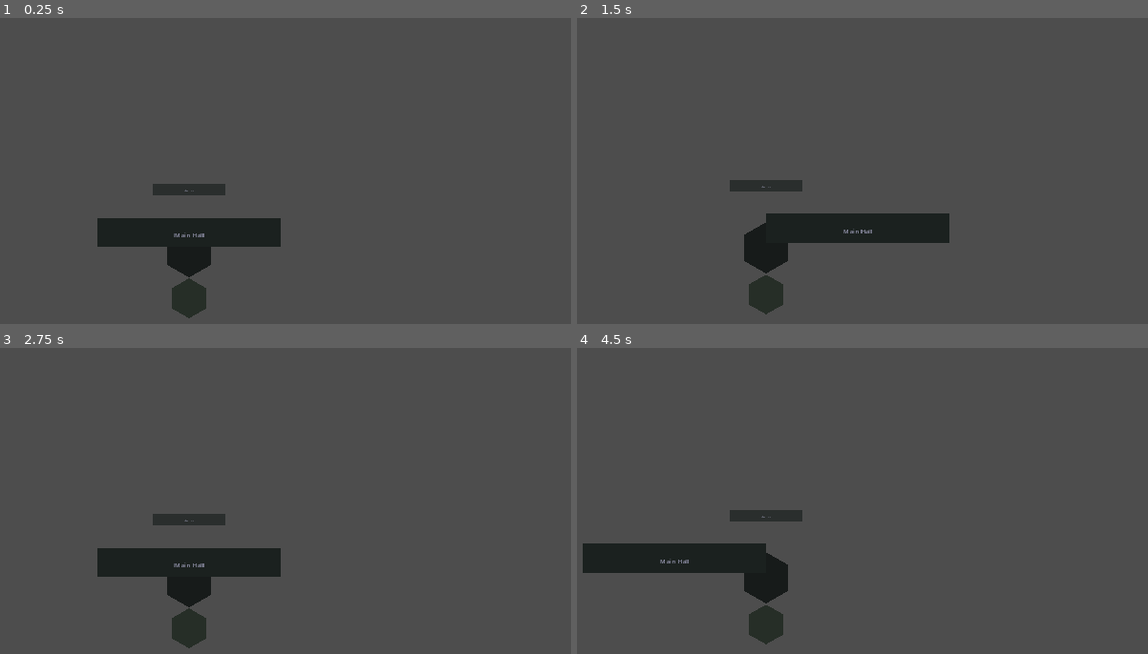
Above: before the commit, frames 1-4 (two rows, left to right).
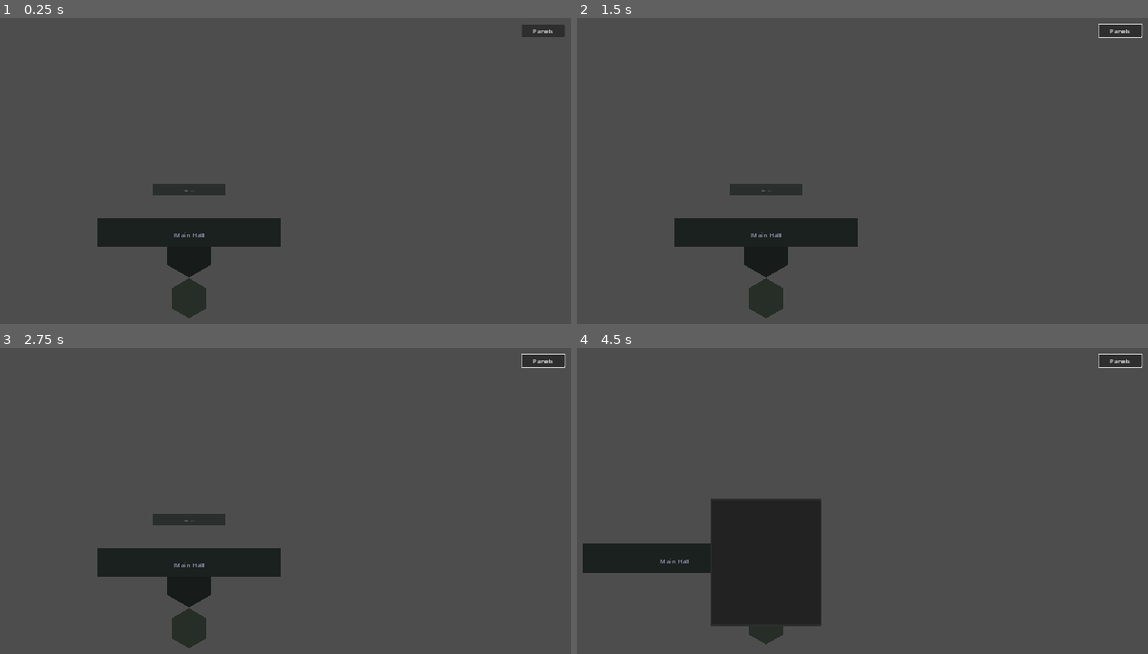
Above: after the commit, the same moments.

Repository: Kiriketsuki/agenKic-orKistrator
Game: Godot game, scene res://scenes/main.tscn
The game is run twice, just before and just after one commit, with the same random seed, the same clock (stepped at 60 frames per second) and the same inputs.
Inputs (mouse positions are in pixels of both pictures, inside the frame that each line leads up to):
- Up to frame 1 (0.25 s): no input
- Up to frame 2 (1.5 s): click (1119, 30) at 0.5 s, where only the run after the commit has a clickable "Panels"; tap Enter at 1.25 s; move the mouse to (936, 210) at 1.27 s; hold E (rotate_right) from 1.28 s (still down); hold S (scroll_down) from 1.28 s (still down); click (936, 210) at 1.42 s
- Up to frame 3 (2.75 s): release E (rotate_right) at 2 s; release S (scroll_down) at 2 s; tap Space at 2 s; drag from (34, 583) to (148, 647) at 2.02 s
- Up to frame 4 (4.5 s): tap Enter at 2.75, 4.25 s; move the mouse to (839, 467) at 2.77 s; hold E (rotate_right) 2.78-3.5 s; hold S (scroll_down) 2.78-3.5 s; tap Space at 3.5 s; drag from (725, 647) to (outside the picture) at 3.52 s; move the mouse to (993, 626) at 4.27 s; hold Q (rotate_left) from 4.28 s (still down); hold S (scroll_down) from 4.28 s (still down)

The runs differ from the first frame. In frame 1, 0.3% of the frame differs, in the area x 91-99%, y 2-7%; in frame 2, 4.2%; in frame 3, 0.4%; in frame 4, 5.9%, in the area x 23-100%, y 1-91%.

Commit message:
feat(godot): open panels from agents and menu

Diff:
--- a/godot/scenes/main.tscn
+++ b/godot/scenes/main.tscn
@@ -119,3 +119,25 @@
 offset_bottom = 1080.0
 mouse_filter = 0
 color = Color(0.9, 0.95, 1, 0.26)
+
+[node name="PanelMenuButton" type="Button" parent="UILayer/PanelManager"]
+anchors_preset = 1
+anchor_left = 1.0
+anchor_right = 1.0
+offset_left = -124.0
+offset_top = 16.0
+offset_right = -16.0
+offset_bottom = 48.0
+grow_horizontal = 0
+text = "Panels"
+
+[node name="PanelMenuPopup" type="PopupPanel" parent="UILayer/PanelManager"]
+initial_position = 1
+size = Vector2i(280, 320)
+
+[node name="PanelList" type="ItemList" parent="UILayer/PanelManager/PanelMenuPopup"]
+anchors_preset = 15
+anchor_right = 1.0
+anchor_bottom = 1.0
+grow_horizontal = 2
+grow_vertical = 2
--- a/godot/scripts/autoload/bridge_manager.gd
+++ b/godot/scripts/autoload/bridge_manager.gd
@@ -17,6 +17,7 @@
 
 var _connection_state: ConnectionState = ConnectionState.DISCONNECTED
 var _agent_states: Dictionary = {}
+var _agents: Dictionary = {}
 var _floors: Array[BridgeData.FloorData] = []
 var _sse_client: HTTPClient
 var _sse_buffer: String = ""
@@ -109,11 +110,13 @@
 	if not agents_array is Array:
 		_on_initial_sync_failed()
 		return
+	_agents.clear()
 	for item: Variant in (agents_array as Array):
 		if not item is Dictionary:
 			continue
 		var agent: BridgeData.AgentData = BridgeData.AgentData.from_dict(item as Dictionary)
 		_agent_states[agent.id] = agent.state
+		_agents[agent.id] = agent
 		agent_registered.emit(agent)
 	_agents_synced = true
 	_check_initial_sync_complete()
@@ -253,18 +256,22 @@
 		"agent.registered":
 			var agent: BridgeData.AgentData = BridgeData.AgentData.from_dict(data)
 			_agent_states[agent.id] = agent.state
+			_agents[agent.id] = agent
 			agent_registered.emit(agent)
 		"agent.state_changed":
 			var agent_id: String = data.get("agent_id", "")
 			var new_state: String = data.get("state", "")
 			var task_id: String = data.get("task_id", "")
 			var old_state: String = _agent_states.get(agent_id, "")
+			if _agents.has(agent_id):
+				_agents[agent_id].state = new_state
 			agent_state_changed.emit(agent_id, old_state, new_state, task_id)
 			_agent_states[agent_id] = new_state
 		"agent.deregistered":
 			var agent_id: String = data.get("agent_id", "")
 			if agent_id != "":
 				_agent_states.erase(agent_id)
+				_agents.erase(agent_id)
 				agent_deregistered.emit(agent_id)
 		"agent.output":
 			var chunk: BridgeData.AgentOutputChunk = BridgeData.AgentOutputChunk.from_dict(data)
@@ -363,3 +370,10 @@
 		command_failed.emit(_inflight_path, code)
 	_command_in_flight = false
 	_process_next_command()
+
+
+func get_registered_agents() -> Array[BridgeData.AgentData]:
+	var agents: Array[BridgeData.AgentData] = []
+	for agent_id: String in _agents:
+		agents.append(_agents[agent_id])
+	return agents
--- a/godot/scripts/panel_manager.gd
+++ b/godot/scripts/panel_manager.gd
@@ -27,6 +27,7 @@
 var _panels_hidden: bool = false
 var _restoring_layout: bool = false
 var _layout_persistence: LayoutPersistence = LayoutPersistence.new()
+var _agent_list: Dictionary = {}
 
 @onready var _dimmer: ColorRect = $Dimmer
 @onready var _left_preview: ColorRect = $DockPreviews/LeftPreview
@@ -37,6 +38,10 @@
 @onready var _left_divider: ColorRect = $Dividers/LeftDivider
 @onready var _right_divider: ColorRect = $Dividers/RightDivider
 @onready var _tower_manager: Node = get_node_or_null("../../Tower")
+@onready var _bridge_manager: Node = get_node_or_null("/root/BridgeManager")
+@onready var _panel_menu_button: Button = $PanelMenuButton
+@onready var _panel_menu_popup: PopupPanel = $PanelMenuPopup
+@onready var _panel_menu_list: ItemList = $PanelMenuPopup/PanelList
 
 
 func _ready() -> void:
@@ -53,6 +58,19 @@
 		master_region_changed.connect(func(region: Rect2) -> void:
 			_tower_manager.call("set_master_region", region)
 		)
+	if _tower_manager != null and _tower_manager.has_signal("agent_panel_requested"):
+		_tower_manager.connect("agent_panel_requested", _open_agent_panel)
+	if _bridge_manager != null:
+		if _bridge_manager.has_signal("agent_registered"):
+			_bridge_manager.connect("agent_registered", _on_agent_registered)
+		if _bridge_manager.has_signal("agent_deregistered"):
+			_bridge_manager.connect("agent_deregistered", _on_agent_deregistered)
+		if _bridge_manager.has_method("get_registered_agents"):
+			for agent_data: BridgeData.AgentData in _bridge_manager.get_registered_agents():
+				_agent_list[agent_data.id] = agent_data
+	_panel_menu_button.pressed.connect(_toggle_panel_menu)
+	_panel_menu_list.item_selected.connect(_on_panel_menu_item_selected)
+	_rebuild_panel_menu()
 	_restore_layout()
 	_refresh_layout()
 
@@ -282,6 +300,9 @@
 	elif event.is_action_pressed("reset_panel_layout"):
 		reset_layout()
 		get_viewport().set_input_as_handled()
+	elif event.is_action_pressed("toggle_panel_menu"):
+		_toggle_panel_menu()
+		get_viewport().set_input_as_handled()
 
 
 func _on_panel_drag_started(panel: PanelBase) -> void:
@@ -447,6 +468,45 @@
 	_dimmer.visible = false
 	_refresh_layout()
 	_save_layout()
+
+
+func _open_agent_panel(agent_id: String) -> void:
+	var title: String = "Agent %s" % agent_id
+	open_panel("agent:%s" % agent_id, title, agent_id, mode_preferences.get(agent_id, "scroll"))
+
+
+func _toggle_panel_menu() -> void:
+	if _panel_menu_popup.visible:
+		_panel_menu_popup.hide()
+		return
+	_rebuild_panel_menu()
+	_panel_menu_popup.popup(Rect2i(Vector2i(get_viewport_rect().size.x - 300, 48), Vector2i(280, 320)))
+
+
+func _rebuild_panel_menu() -> void:
+	_panel_menu_list.clear()
+	var agent_ids: Array[String] = []
+	for agent_id: String in _agent_list:
+		agent_ids.append(agent_id)
+	agent_ids.sort()
+	for agent_id: String in agent_ids:
+		_panel_menu_list.add_item(agent_id)
+
+
+func _on_panel_menu_item_selected(index: int) -> void:
+	var agent_id: String = _panel_menu_list.get_item_text(index)
+	_panel_menu_popup.hide()
+	_open_agent_panel(agent_id)
+
+
+func _on_agent_registered(agent_data: BridgeData.AgentData) -> void:
+	_agent_list[agent_data.id] = agent_data
+	_rebuild_panel_menu()
+
+
+func _on_agent_deregistered(agent_id: String) -> void:
+	_agent_list.erase(agent_id)
+	_rebuild_panel_menu()
 
 
 func _save_layout() -> void:
--- a/godot/scripts/tower/floor_scene.gd
+++ b/godot/scripts/tower/floor_scene.gd
@@ -1,6 +1,8 @@
 extends Node2D
 ## FloorScene — a single floor in the tower. Manages edge rotation,
 ## AgentCharacter spawning, and the ephemeral lifecycle state machine.
+
+signal agent_clicked(agent_id: String)
 
 const AGENT_CHARACTER_SCENE: PackedScene = preload("res://scenes/agent_character.tscn")
 
@@ -163,3 +165,6 @@
 		char_node.set_character_class(slot.get("character_class", "apprentice"))
 		char_node.set_animation_state(slot.get("state", "idle"))
 		char_node.set_provider(slot.get("provider", ""))
+		char_node.character_clicked.connect(func(agent_id: String) -> void:
+			agent_clicked.emit(agent_id)
+		)
--- a/godot/scripts/tower/tower_manager.gd
+++ b/godot/scripts/tower/tower_manager.gd
@@ -1,5 +1,7 @@
 extends Node2D
 ## TowerManager — fisheye layout engine, floor ordering, scroll/zoom, signal routing.
+
+signal agent_panel_requested(agent_id: String)
 
 const FLOOR_SCENE: PackedScene = preload("res://scenes/floor_scene.tscn")
 const FOCUSED_SCALE: float = 1.0
@@ -102,6 +104,9 @@
 	instance.is_permanent = permanent
 	instance.polygon_sides = _config.polygon_sides
 	instance.set_meta("floor_name", floor_name)
+	instance.agent_clicked.connect(func(agent_id: String) -> void:
+		agent_panel_requested.emit(agent_id)
+	)
 	_floors_container.add_child(instance)
 	return instance
 
